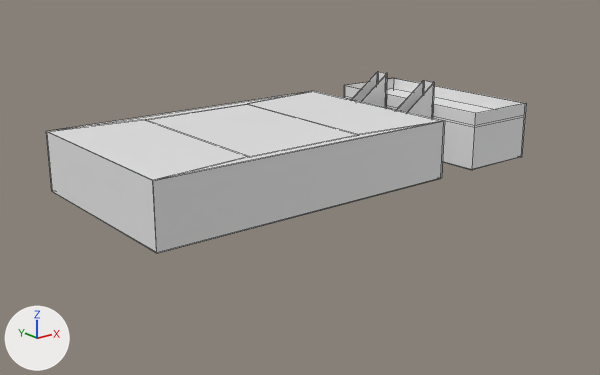
An edit to the Blender file blender/Room5555.blend, drawn before and after from the same camera.
Rendered twice from a camera (50 mm lens) standing at (-96.9, -62.2, 28.2) and looking at (-36.4, 13.4, -2.0). Every picture has the same lights, and +X, +Y and +Z are marked at lower left. The picture after the commit comes second. Mesh edges are drawn as thin lines.

Before the edit, the objects in view are built like this:
```python
me_mesh_003 = bpy.data.meshes.new('Mesh.003')
me_mesh_003.from_pydata([(-16.2, 11.6, 3.9), (-16.2, -11.8, 3.9), (-25.8, -11.8, 3.9), (-25.8, 11.6, 3.9)], [], [(0, 1, 2, 3)])
me_mesh_003.materials.append(mat_material_003)  # white #e7e7e7
me_mesh_017 = bpy.data.meshes.new('Mesh.017')
me_mesh_017.from_pydata(...)  # 188 vertices, 114 faces; spans x -69.3..-9.6, y -11.8..11.6, z -1.2..9.8
# faces by material slot: [111, 2, 1]
me_mesh_017.materials.append(mat_material_003)  # white #e7e7e7
me_mesh_017.materials.append(mat_floor)  # white #e7e7e7
me_mesh_017.materials.append(mat_portalface)  # white #e7e7e7
ob_ceiling = bpy.data.objects.new('Ceiling', me_mesh_003)
ob_ceiling.location = (6.32, 12.74, 1.3)
_m = ob_ceiling.modifiers.new('Shell', 'SOLIDIFY')
_m.thickness = 0.25
_m.use_even_offset = True
ob_room = bpy.data.objects.new('Room', me_mesh_017)
ob_room.location = (6.32, 12.74, 0.0)
_m = ob_room.modifiers.new('Shell', 'SOLIDIFY')
_m.thickness = 0.1
_m.use_even_offset = True
```
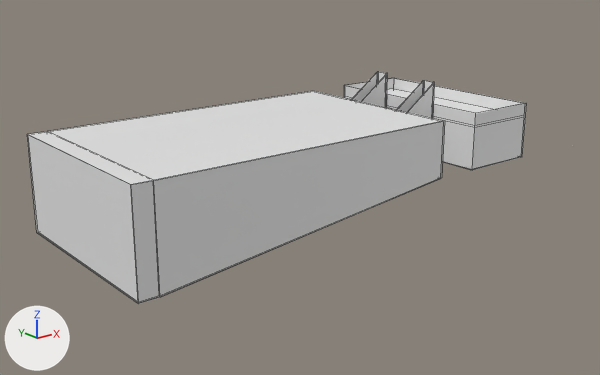
Edits to the bpy script that builds the scene:
```text
Add me_mesh_005:
    me_mesh_005.from_pydata(...)  # 190 vertices, 115 faces; spans x -71.4..-9.6, y -11.8..11.6, z -4.3..9.8
    # faces by material slot: [111, 3, 1]
    me_mesh_005.materials.append(mat_material_003)  # white #e7e7e7
    me_mesh_005.materials.append(mat_floor)  # white #e7e7e7
    me_mesh_005.materials.append(mat_portalface)  # white #e7e7e7
Change ob_room:
    ob_room: bpy.data.objects.new('Room', me_mesh_017) -> bpy.data.objects.new('Room', me_mesh_005)
```

What differs and where, as boxes [x1, y1, x2, y2] in the pictures (600 x 375 px):
'Room', reshaped (28% taller): before [46, 72, 527, 253]; after [27, 72, 527, 304]
